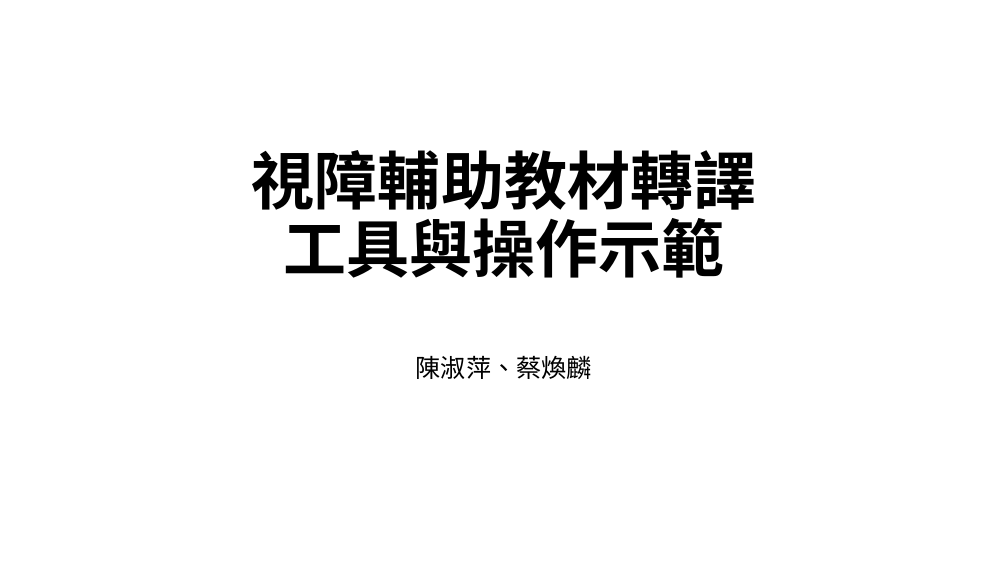
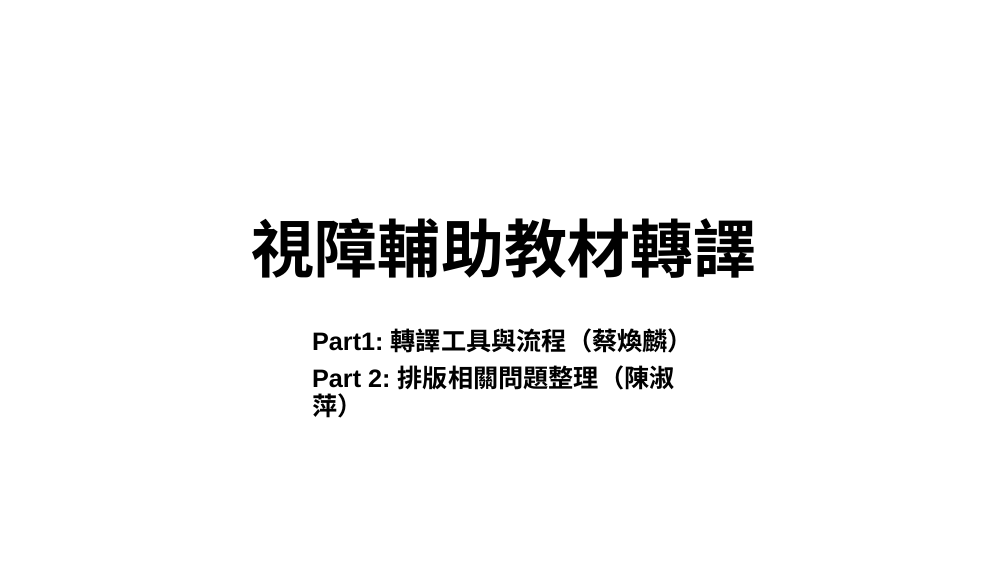
Before and after one commit to huanlin/VisualAids, a slide deck: slide 1 of Seminar/視障輔助教材轉檔研討會/投影片.pptx. Drawn at 1008x567 pixels with LibreOffice and Linux fonts; fonts in the diff are those of the drawing. Boxes give left, top, right and bottom in pixels: in the first picture for what was removed or moved away, otherwise in the second. Text is boxed around its words. In the diff, an @@ line names an element or a change of style, - is before the commit and + after.

```diff
--- a/Seminar/視障輔助教材轉檔研討會/投影片.pptx
+++ b/Seminar/視障輔助教材轉檔研討會/投影片.pptx
@@ title at [252,218,756,278]: text changed @@
-視障輔助教材轉譯
-工具與操作示範
+視障輔助教材轉譯
@@ subtitle at [312,328,693,418]: text changed; bold on @@
-陳淑萍、蔡煥麟
+Part1: 轉譯工具與流程（蔡煥麟）
+Part 2: 排版相關問題整理（陳淑萍）
```
Also in this commit, not shown: 3 other slides changed, 14 slides added.
